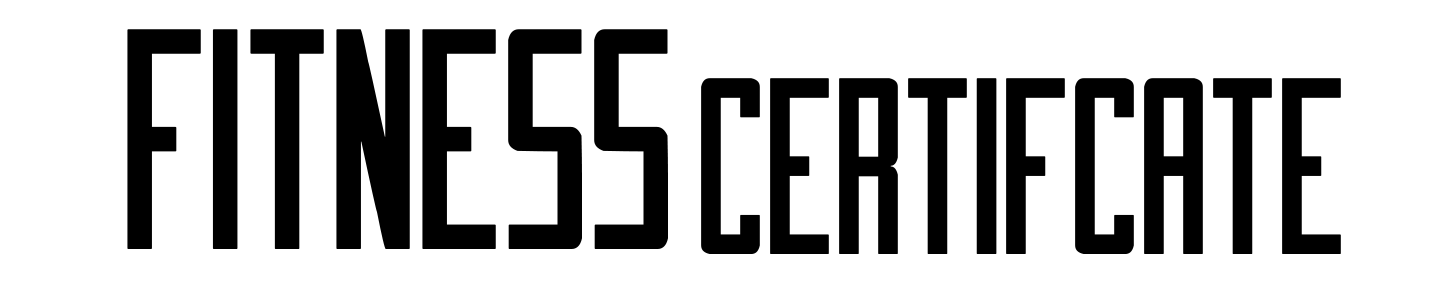
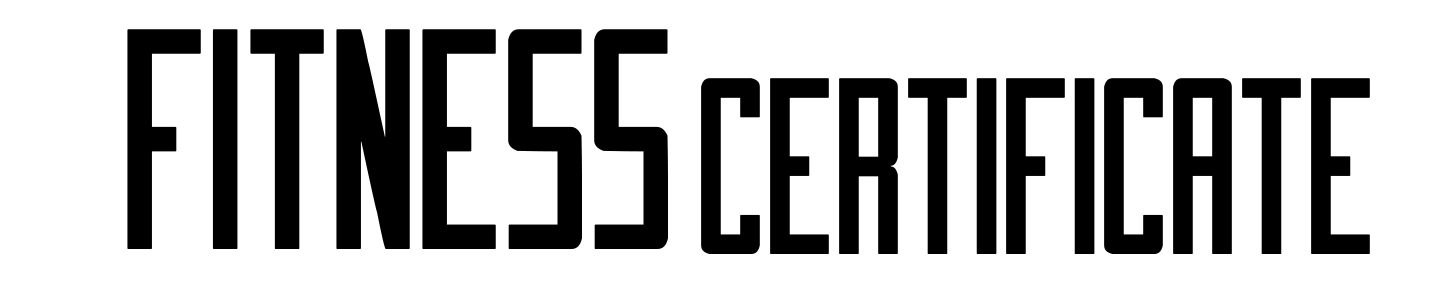
Layer changes from the first 1450px x 284px image to the second:
renamed "Certifcate" to "CertifIcate", painted on it over [1074, 78, 1370, 254]
